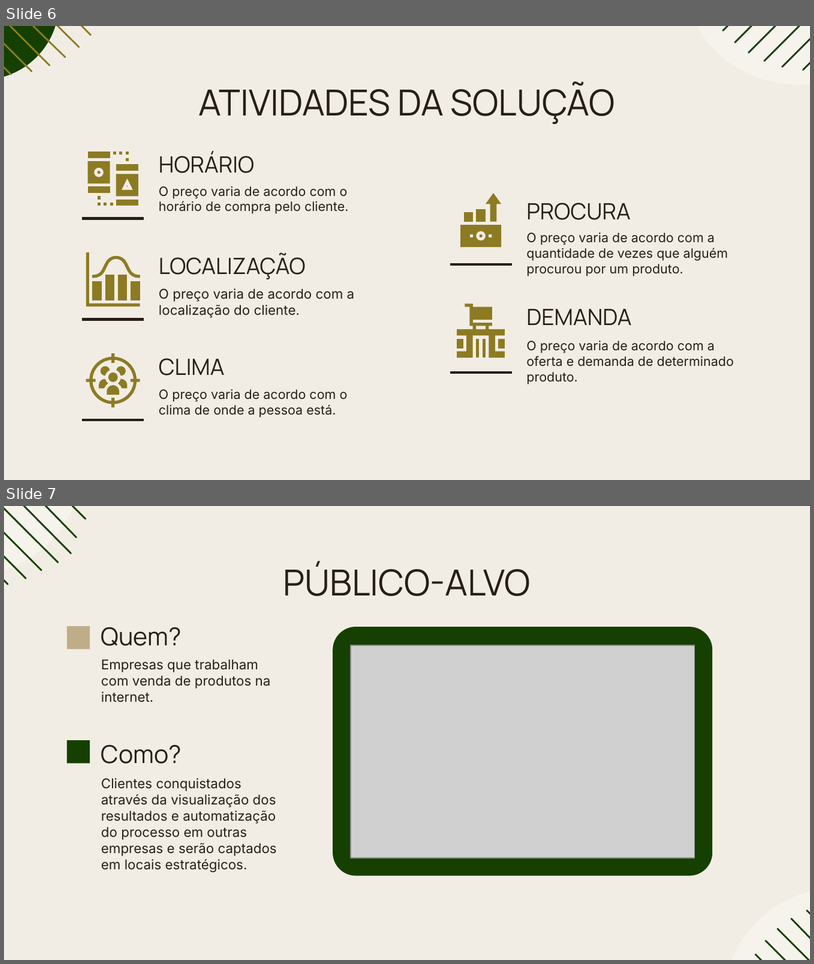
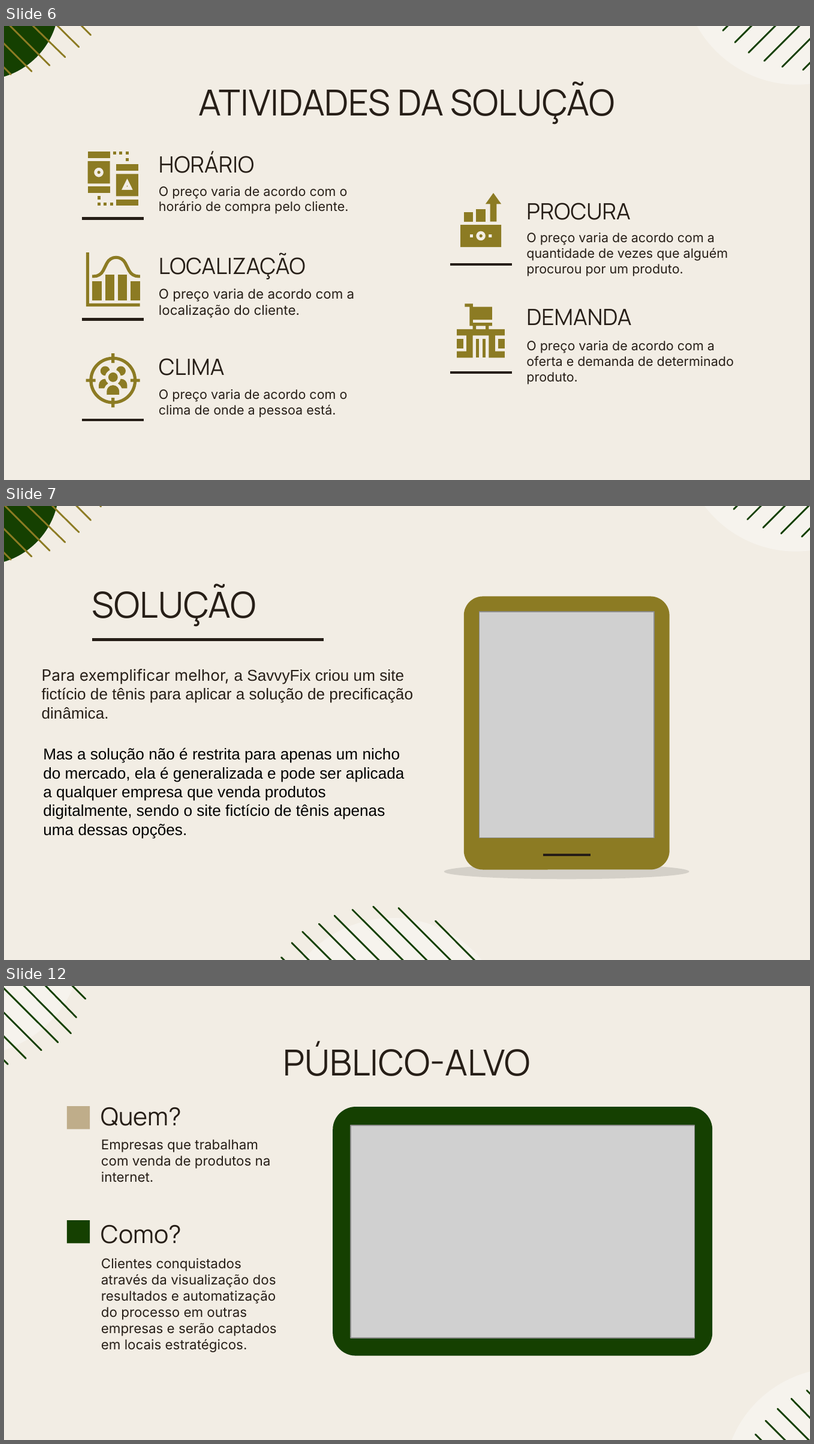
Before and after one commit to rafaellabastos/challenge-pitch-qa, a slide deck: Pitch-SavvyFix.pptx. Shown one above the other, each under a label of ours: slides 6 and 7 before the commit, slides 6, 7 and 12 after it; the slides between them are not shown. The pictures are 814x964 and 814x1444 pixels, drawn with LibreOffice and Linux fonts; fonts in the diff are those of the drawing; grey boxes stand for pictures. Boxes give left, top, right and bottom in pixels: in the first picture for what was removed or moved away, otherwise in the second. Text is boxed around its words. In the diff, an @@ line names an element or a change of style, - is before the commit and + after.

Commit message:
Slide com fotos para exemplificar melhor a solução

```diff
--- a/Pitch-SavvyFix.pptx
+++ b/Pitch-SavvyFix.pptx
@@ slide 7 added at [4, 506, 810, 960], background #F2EDE4 @@
@@ group added at [4, 506, 102, 565]: 7 freeform shapes, 1 ellipse @@
@@ group added at [681, 506, 810, 551]: 5 freeform shapes, 1 ellipse @@
@@ title added at [92, 585, 257, 627], 32 pt, text #261E17 @@
+SOLUÇÃO
@@ rounded rectangle added at [464, 597, 670, 870], fill #8C7B23 @@
@@ picture added at [480, 612, 655, 837] @@
@@ line added from (92, 640) to (324, 640), #261E17 2.25 pt @@
@@ subtitle added at [42, 669, 413, 719], 14 pt, text #261E17 @@
+Para exemplificar melhor, a SavvyFix criou um site fictício de tênis para aplicar a solução de precificação dinâmica.
@@ text added at [43, 747, 404, 838], 14 pt, text #000000 @@
+Mas a solução não é restrita para apenas um nicho do mercado, ela é generalizada e pode ser aplicada a qualquer empresa que venda produtos digitalmente, sendo o site fictício de tênis apenas uma dessas opções.
@@ freeform shape added at [444, 863, 689, 879], fill #000000 at 12% opacity @@
@@ line added from (543, 855) to (591, 855), #261E17 2.25 pt @@
@@ group added at [278, 906, 508, 960]: 9 freeform shapes, 1 ellipse @@
@@ what was slide 7 is now slide 12 @@
```
Also in this commit, not shown: 4 other slides added.
